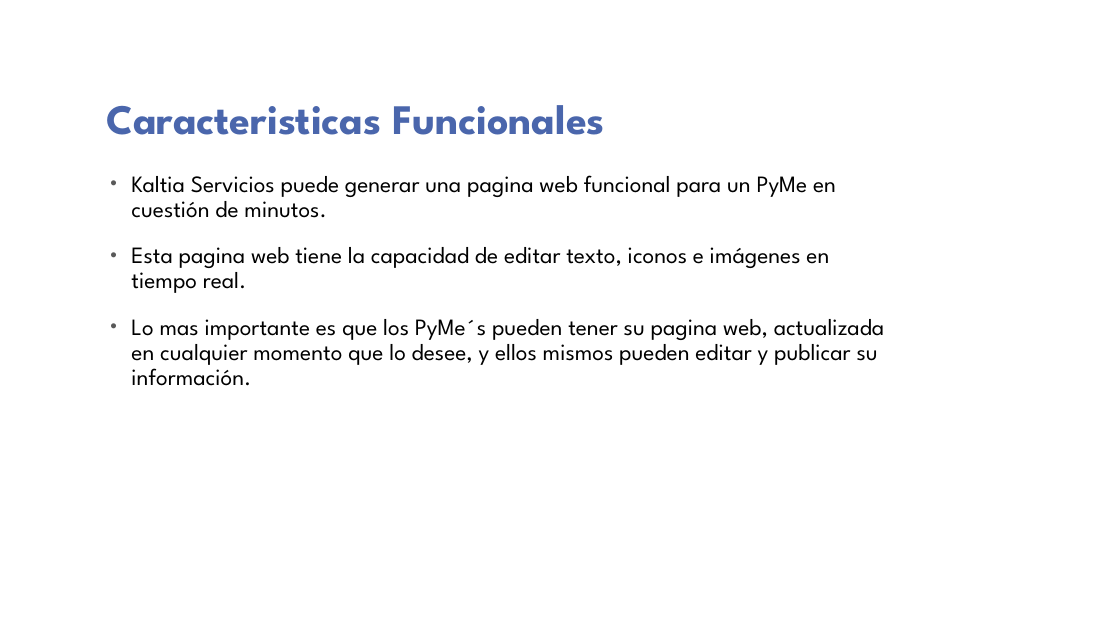
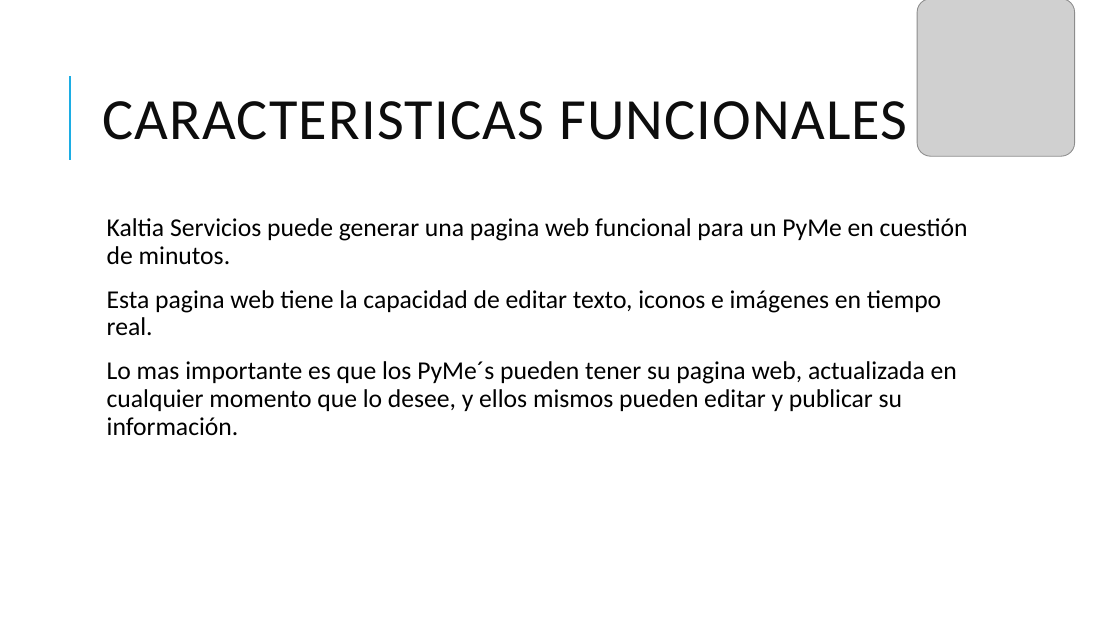
Before and after one commit to MexicoKaltia/KaltiaAuxiliar, a slide deck: slide 3 of Proyecto Kaltia Perfil I-parte1.pptx. Drawn at 1120x630 pixels with LibreOffice and Linux fonts; fonts in the diff are those of the drawing; grey boxes stand for pictures; background and template pictures are left out. Boxes give left, top, right and bottom in pixels: in the first picture for what was removed or moved away, otherwise in the second. Text is boxed around its words. In the diff, an @@ line names an element or a change of style, - is before the commit and + after.

```diff
--- a/Proyecto Kaltia Perfil I-parte1.pptx
+++ b/Proyecto Kaltia Perfil I-parte1.pptx
@@ picture added at [917, 0, 1075, 156] @@
@@ title "CARACTERISTICAS FUNCIONALES" at [102, 101, 907, 140]: vertical alignment bottom to middle @@
@@ line added from (70, 160) to (70, 76), #1CADE4 1.5 pt @@
@@ title at [102, 101, 907, 140]: text changed; size 36 to 50 pt; font League Spartan to Calibri; text colour #4A66AC to #0D0D0D; bold off @@
-Caracteristicas Funcionales
+CARACTERISTICAS FUNCIONALES
@@ text "Kaltia Servicios puede generar una ...": place and size @@
-text "Kaltia Servicios puede generar una ..." at [131, 175, 884, 386]
+text "Kaltia Servicios puede generar una ..." at [107, 218, 968, 435]
@@ text "Kaltia Servicios puede generar una ..." at [107, 218, 968, 435]: size 20 to 22 pt, font League Spartan to Calibri; bullet • to  ; less space between paragraphs; bullet colour #595959 to #1CADE4 @@
```
Also in this commit, not shown: 6 other slides changed, 28 other files.
